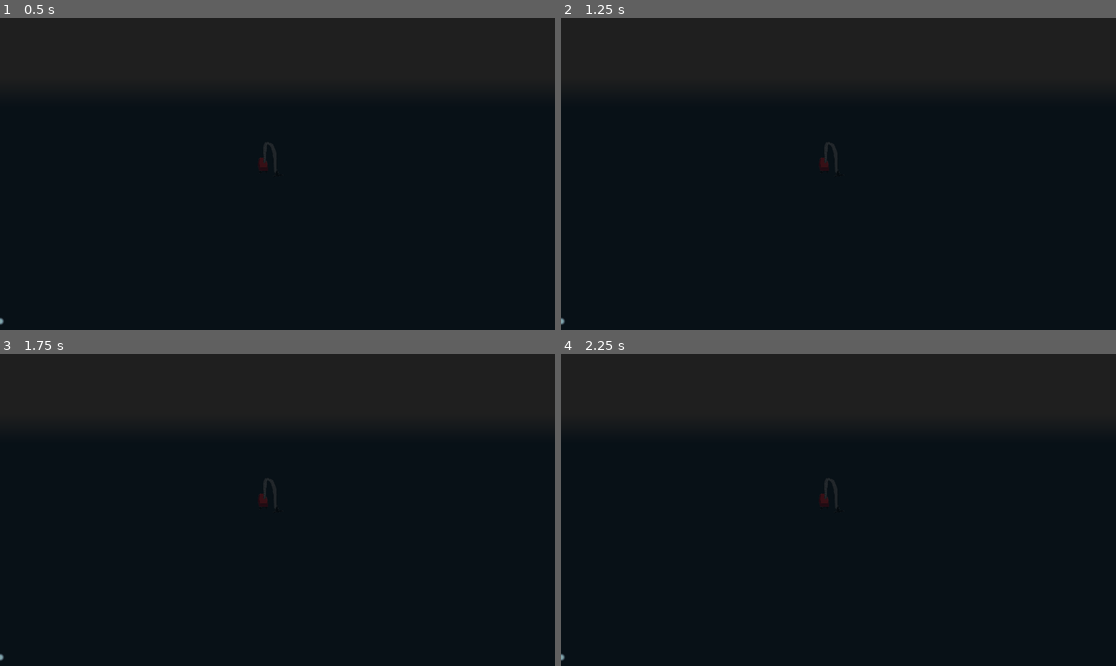
Above: before the commit, frames 1-4 (two rows, left to right).
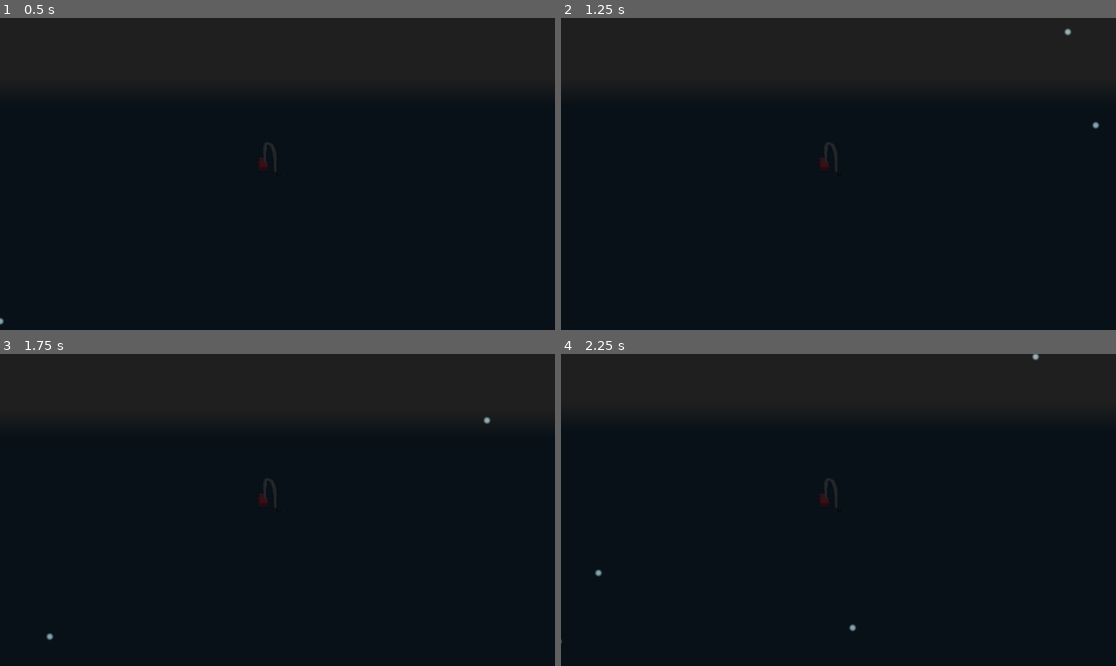
Above: after the commit, the same moments.

Repository: a-m-muru/ut-sinacosa-24
Game: Godot game, scene res://test/kosmosetolmuimejaprototyyp.tscn
Two runs of this game, one before a commit and one after it. Both use one fixed random seed, a clock stepped at 60 frames per second and the inputs below. The project has no main scene, so this scene is started directly. The engine's default icon, where the game draws it, is replaced by a stand-in: a white triangle on a blue panel in a dark square.
Inputs (mouse positions are in pixels of both pictures, inside the frame that each line leads up to):
- Up to frame 1 (0.5 s): no input
- Up to frame 2 (1.25 s): tap Enter at 0.5 s; move the mouse to (960, 158) at 0.52 s; hold D (move_right) from 0.53 s (still down); hold Shift (sprint) from 0.53 s (still down); click (960, 158) at 0.67 s
- Up to frame 3 (1.75 s): tap Space at 1.25 s; move the mouse to (166, 525) at 1.27 s; release D (move_right) at 1.28 s; release Shift (sprint) at 1.28 s; hold S (move_down) from 1.28 s (still down); tap Shift (sprint) at 1.35 s
- Up to frame 4 (2.25 s): move the mouse to (894, 441) at 2.02 s; release S (move_down) at 2.03 s; hold D (move_right) from 2.03 s (still down); hold Shift (sprint) from 2.03 s (still down)

Frame 1 is identical in both runs. In frame 2, less than 0.1% of the frame differs, in the area x 0-97%, y 3-99%; in frame 3, less than 0.1%; in frame 4, less than 0.1%, in the area x 0-87%, y 0-99%.

Commit message:
Stars here

Diff:
--- a/scenes/vacuum/imeja.gd
+++ b/scenes/vacuum/imeja.gd
@@ -15,7 +15,7 @@
 
 var move_speed := MOVE_SPEED
 var _affected_stars: Array[Area2D] = []
-var state: States
+var state := States.MOVABLE
 
 
 func _ready() -> void:
@@ -67,7 +67,7 @@
 		var star_speed := DISTANCE_STAR_CURVE.sample_baked(star_distance)
 		star.global_position = star.global_position.move_toward(
 				global_position,
-				delta * star_speed * maxf(1.0, velocity.length() * 0.01))
+				delta * star_speed * (maxf(1.0, velocity.length() * 0.01)))
 		if star_distance > 2:
 			_star_exited(star)
 	#queue_redraw()
Not shown, added: scenes/world/stars/starshere.txt
